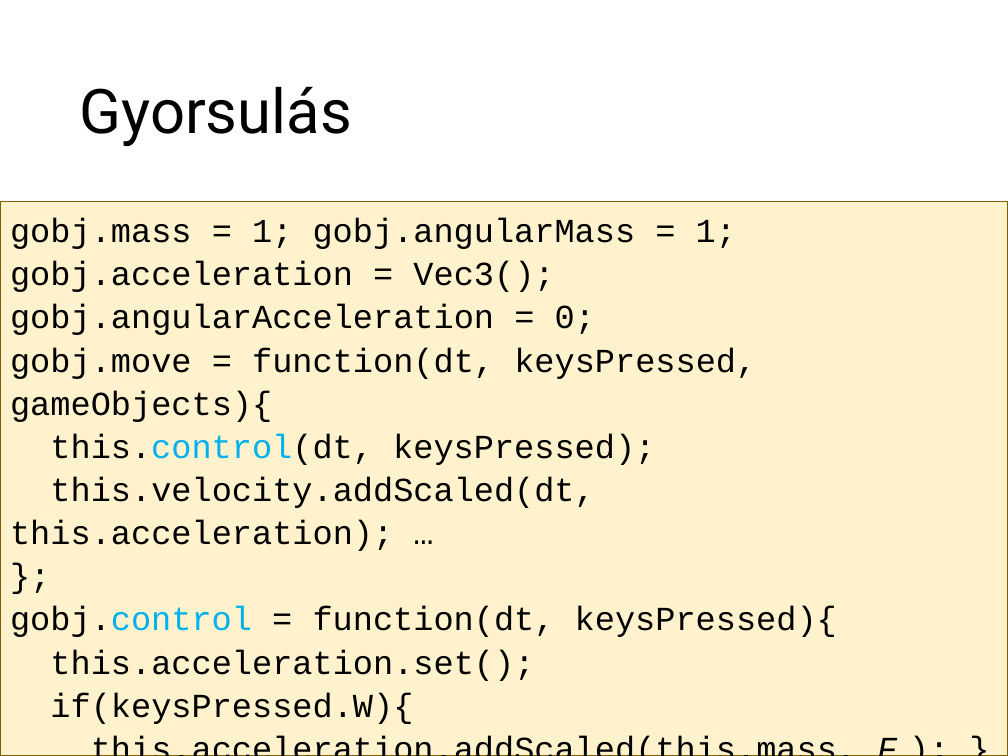
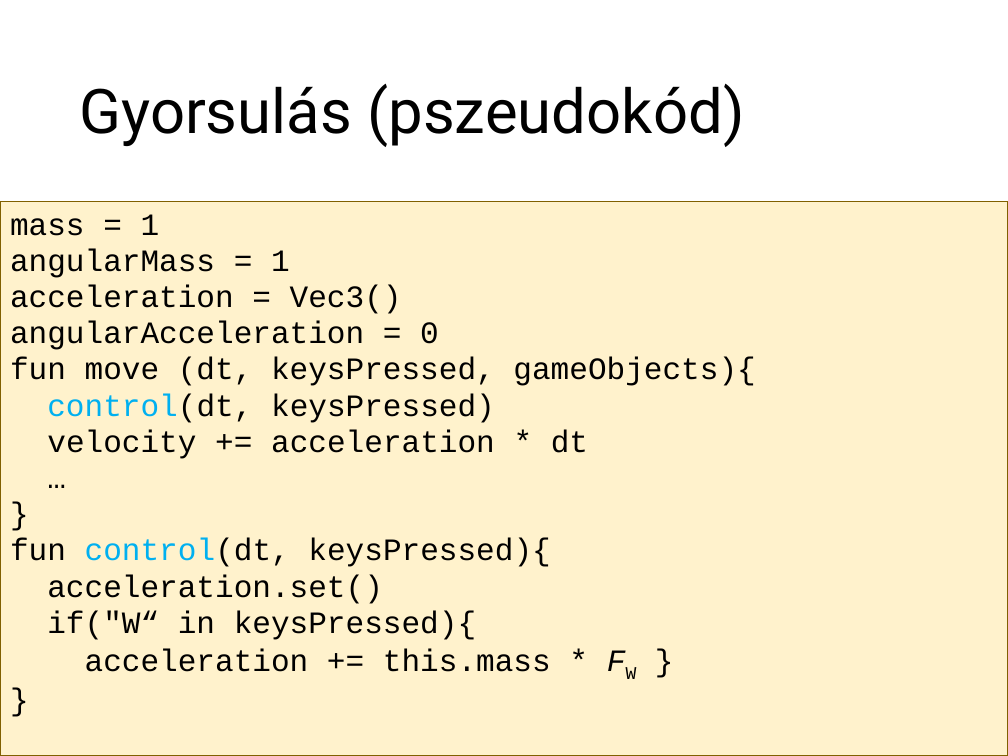
Before and after one commit to szecsi/kogfactory, a slide deck: slide 24 of projects/kog.3gr.020-gom/3gre060_physics.pptx (slide 25 before the commit). Drawn at 1008x756 pixels with LibreOffice and Linux fonts; fonts in the diff are those of the drawing. Boxes give left, top, right and bottom in pixels: in the first picture for what was removed or moved away, otherwise in the second. Text is boxed around its words. In the diff, an @@ line names an element or a change of style, - is before the commit and + after.

```diff
--- a/projects/kog.3gr.020-gom/3gre060_physics.pptx
+++ b/projects/kog.3gr.020-gom/3gre060_physics.pptx
@@ title at (x1=79, y1=84, x2=745, y2=147): text changed @@
-Gyorsulás
+Gyorsulás (pszeudokód)
@@ text at (x1=10, y1=214, x2=755, y2=672): text changed; size 24 to 22.2 pt @@
-gobj.mass = 1; gobj.angularMass = 1;
-gobj.acceleration = Vec3();
-gobj.angularAcceleration = 0;
-gobj.move = function(dt, keysPressed, gameObjects){
-this.control(dt, keysPressed);
-this.velocity.addScaled(dt, this.acceleration); …
-};
-gobj.control = function(dt, keysPressed){
-this.acceleration.set();
-if(keysPressed.W){
-this.acceleration.addScaled(this.mass, FW); }
-};
+mass = 1
+angularMass = 1
+acceleration = Vec3()
+angularAcceleration = 0
+fun move (dt, keysPressed, gameObjects){
+control(dt, keysPressed)
+velocity += acceleration * dt
+…
+}
+fun control(dt, keysPressed){
+acceleration.set()
+if("W“ in keysPressed){
+acceleration += this.mass * FW }
+}
```
Also in this commit, not shown: 2 slides added, 5 slides removed, 15 other files.
